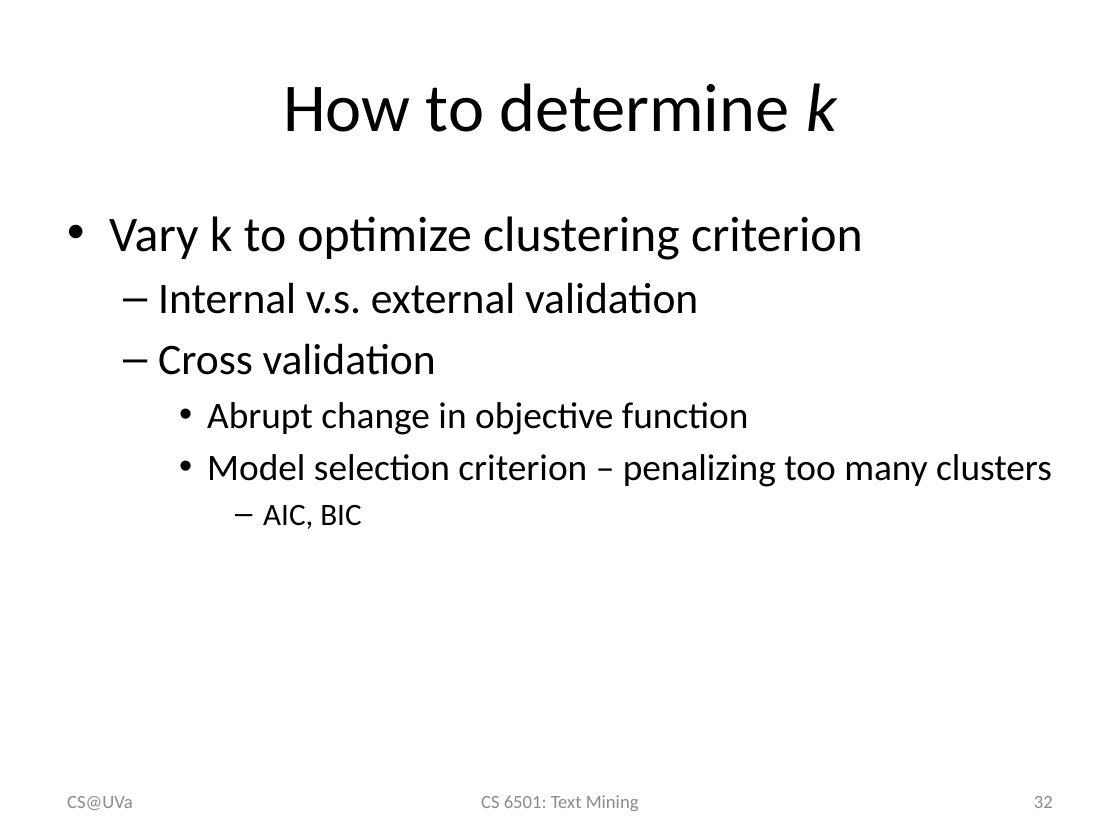
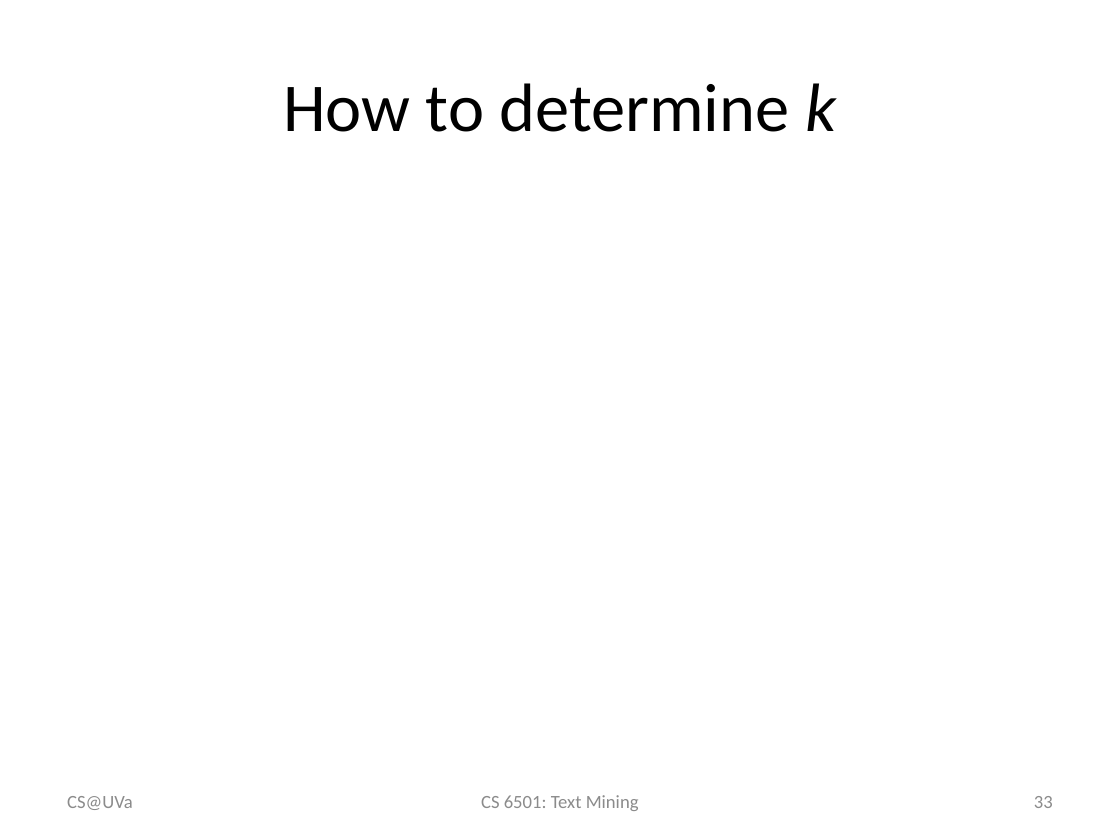
Before and after one commit to wang296/CS6501-Text-Mining, a slide deck: slide 33 of docs/k-means.pptx (slide 32 before the commit). Drawn at 1120x840 pixels with LibreOffice and Linux fonts; fonts in the diff are those of the drawing; grey boxes stand for pictures. Boxes give left, top, right and bottom in pixels: in the first picture for what was removed or moved away, otherwise in the second. Text is boxed around its words. In the diff, an @@ line names an element or a change of style, - is before the commit and + after.

```diff
--- a/docs/k-means.pptx
+++ b/docs/k-means.pptx
@@ text removed at (109, 216, 1052, 529) @@
-• Vary k to optimize clustering criterion
-  – Internal v.s. external validation
-  – Cross validation
-    • Abrupt change in objective function
-    • Model selection criterion – penalizing too many clusters
-      – AIC, BIC
@@ page number at (1034, 796, 1053, 808): text changed @@
-32
+33
```
Also in this commit, not shown: 3 other slides changed, 5 other files.
